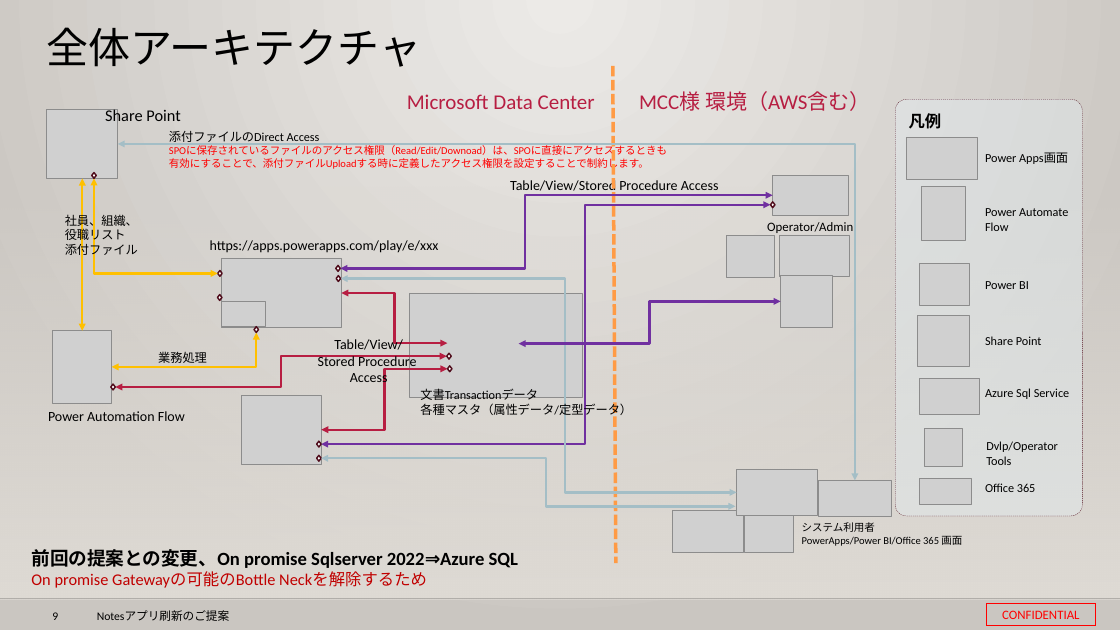
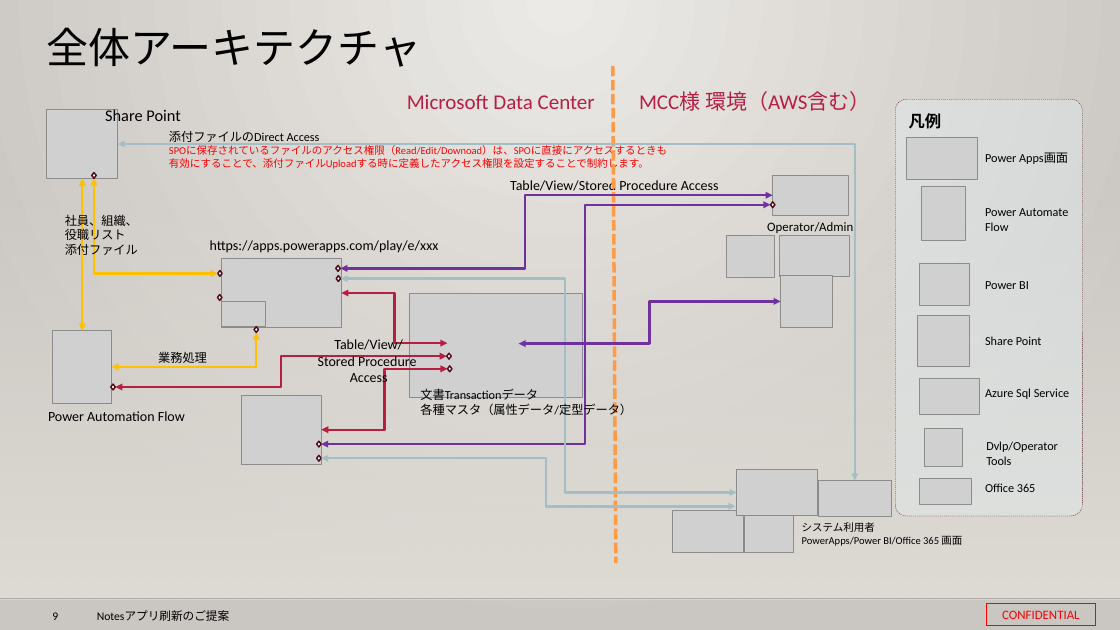
Before and after one commit to 0494938/Notes--CMS-Online, a slide deck: slide 9 of Notesアプリ刷新プロジェクト提案見積もり.v3.pptx. Drawn at 1120x630 pixels with LibreOffice and Linux fonts; fonts in the diff are those of the drawing; grey boxes stand for pictures; background and template pictures are left out. Boxes give left, top, right and bottom in pixels: in the first picture for what was removed or moved away, otherwise in the second. Text is boxed around its words. In the diff, an @@ line names an element or a change of style, - is before the commit and + after.

```diff
--- a/Notesアプリ刷新プロジェクト提案見積もり.v3.pptx
+++ b/Notesアプリ刷新プロジェクト提案見積もり.v3.pptx
@@ text removed at bbox=[31, 549, 518, 588] @@
-前回の提案との変更、On promise Sqlserver 2022⇒Azure SQL
-On promise Gatewayの可能のBottle Neckを解除するため
```
Also in this commit, not shown: 13 other slides changed, 2 slides removed, 1 other file.
